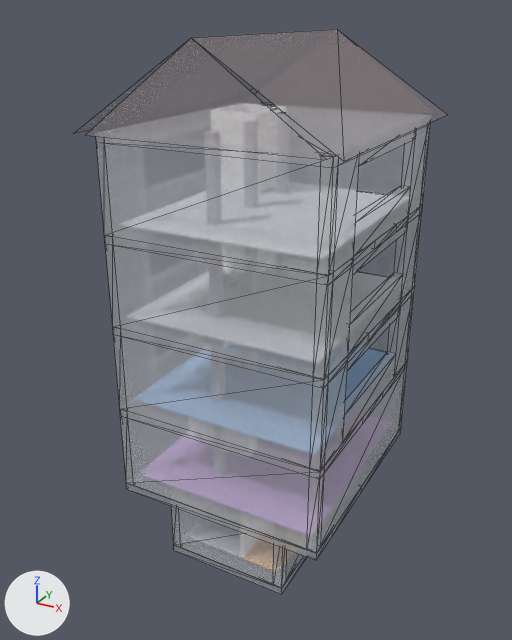
Renders of the glTF model arch-model/house.glb from each side of a commit.
Camera for both pictures: a camera (50 mm lens) standing at (12.94, -22.34, 16.6) and looking at (2.97, -4.21, 7.54). Every picture has the same lights, and +X, +Y and +Z are marked at lower left. The older version comes first. Mesh edges are drawn as thin lines.

Before the edit, the objects in view are built like this:
```python
me_roof = bpy.data.meshes.new('Roof')
me_roof.from_pydata([(-0.4, 0.4, 13.6), (-0.4, -8.0, 13.6), (3.4, -8.0, 16.0), (3.4, 0.4, 16.0), (7.2, -8.0, 13.6), (7.2, 0.4, 13.6), (0.0, 0.4, 13.6), (6.8, 0.4, 13.6), (0.0, -8.0, 13.6), (6.8, -8.0, 13.6)], [], [(0, 1, 2), (0, 2, 3), (3, 2, 4), (3, 4, 5), (6, 7, 3), (8, 9, 2)])
me_roof.materials.append(mat_roof)  # light grey #c8b1aa
me_roompads = bpy.data.meshes.new('RoomPads')
me_roompads.from_pydata(...)  # 68 vertices, 120 faces; spans x 0.3..6.5, y -7.3..-0.3, z 0.25..11.09
# faces by material slot: [12, 12, 12, 48, 12, 12, 12]
me_roompads.materials.append(mat_room_keller)  # light grey #c5cbd7
me_roompads.materials.append(mat_room_heizung)  # beige #f3c495
me_roompads.materials.append(mat_room_clubbar)  # purple #ceade7
me_roompads.materials.append(mat_room_wc)  # cyan #aae7ef
me_roompads.materials.append(mat_room_office)  # blue #a2c5ef
me_roompads.materials.append(mat_room_og2)  # white #dadde5
me_roompads.materials.append(mat_room_og3)  # white #dadde5
me_slabs = bpy.data.meshes.new('Slabs')
me_slabs.from_pydata(...)  # 112 vertices, 216 faces; spans x 0.0..6.8, y -7.6..0.0, z -0.25..13.6
me_slabs.materials.append(mat_slab)  # white #dfe1e5
ob_roof = bpy.data.objects.new('Roof', me_roof)
ob_roof.location = (0.0, 0.0, 0.0)
ob_roompads = bpy.data.objects.new('RoomPads', me_roompads)
ob_roompads.location = (0.0, 0.0, 0.0)
ob_slabs = bpy.data.objects.new('Slabs', me_slabs)
ob_slabs.location = (0.0, 0.0, 0.0)
# also in view: 'Shell' at (3.4, -3.8, 6.8)
```
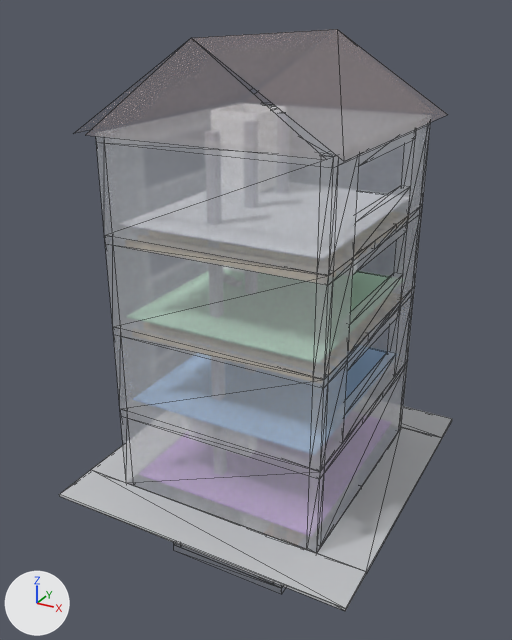
What changed in the scene script:
```text
Add mat_trott:
    mat_trott = principled_material('trott')
    mat_trott.base_color = (0.55, 0.56, 0.58)  # light grey #c4c5c8
    mat_trott.roughness = 0.85
Add me_site:
    me_site.from_pydata(...)  # 24 vertices, 48 faces; spans x -1.5..8.3, y -9.1..1.5, z 2.32..2.4
    me_site.materials.append(mat_trott)  # light grey #c4c5c8
Add ob_site:
    ob_site = bpy.data.objects.new('Site', me_site)
    ob_site.location = (0.0, 0.0, 0.0)
```

Boxes [x1, y1, x2, y2] around the edits, measured in the pictures (512 x 640 px):
'Site', added: after [59, 406, 452, 611]
